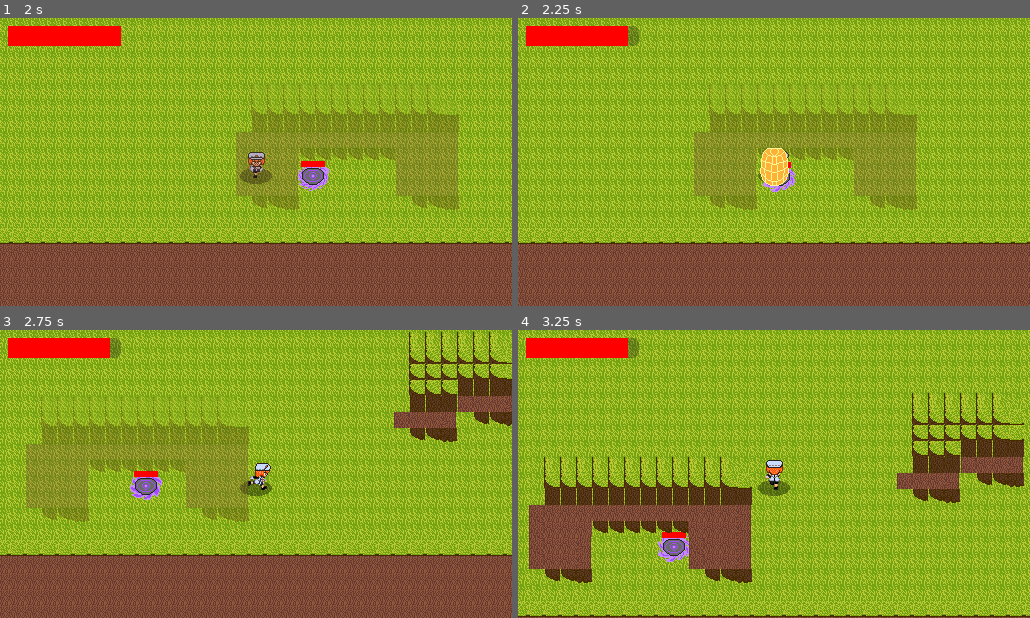
Above: before the commit, frames 1-4 (two rows, left to right).
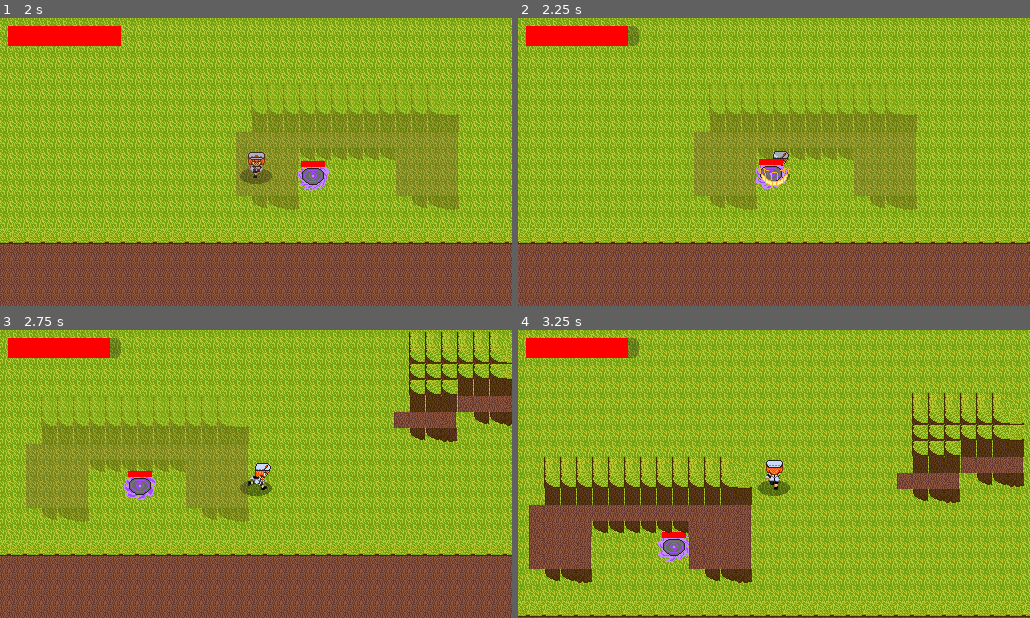
Above: after the commit, the same moments.

Repository: NiroJr/TheHerosFall
Game: Godot game, scene res://Scenes/main.tscn
Two runs of this game, one before a commit and one after it. Both use one fixed random seed, a clock stepped at 60 frames per second and the inputs below.
Inputs (mouse positions are in pixels of both pictures, inside the frame that each line leads up to):
- Up to frame 1 (2 s): tap Enter at 0.5 s; move the mouse to (368, 147) at 0.52 s; hold D (Right) 0.53-1.28 s; tap E (Parry) at 0.6, 1.55 s; click (368, 147) at 0.67 s; move the mouse to (153, 176) at 1.27 s; hold S (Down) from 1.28 s (still down); tap Q (Dash) at 1.35 s
- Up to frame 2 (2.25 s): move the mouse to (825, 98) at 2.02 s; release S (Down) at 2.03 s; hold D (Right) from 2.03 s (still down); tap E (Parry) at 2.1 s
- Up to frame 3 (2.75 s): keep holding D (Right)
- Up to frame 4 (3.25 s): move the mouse to (748, 531) at 2.77 s; release D (Right) at 2.78 s; hold W (Up) from 2.78 s (still down); tap X (sword_swing) at 2.85 s; click (748, 531) at 2.92 s; tap E (Parry) at 3.05 s

Frame 1 is identical in both runs. In frame 2, 0.9% of the frame differs, in the area x 46-55%, y 45-61%; in frame 3, 0.4%; in frame 4, nothing differs.

Commit message:
Fixed parry

Diff:
--- a/Scenes/basic_enemy.tscn
+++ b/Scenes/basic_enemy.tscn
@@ -51,7 +51,6 @@
 animation = &"moving"
 
 [node name="CollisionShape2D" type="CollisionShape2D" parent="." unique_id=399873067]
-visible = false
 scale = Vector2(1.5, 1.5)
 shape = SubResource("RectangleShape2D_xrik0")
 
@@ -64,7 +63,6 @@
 show_percentage = false
 
 [node name="HitBox" type="Area2D" parent="." unique_id=131301359 groups=["Enemy"]]
-visible = false
 collision_layer = 4
 collision_mask = 45
 
--- a/Scenes/player.tscn
+++ b/Scenes/player.tscn
@@ -308,7 +308,6 @@
 collision_mask = 12
 
 [node name="CollisionShape2D" type="CollisionShape2D" parent="HitBox" unique_id=565094471]
-visible = false
 scale = Vector2(0.5, 0.5)
 shape = SubResource("RectangleShape2D_it0lf")
 
--- a/Scripts/basic_enemy.gd
+++ b/Scripts/basic_enemy.gd
@@ -54,6 +54,7 @@
 	tween.tween_property(self, "position", target_position, 0.25)
 
 
+
 func _on_hit_box_area_entered(area: Area2D) -> void:
 	if area.is_in_group("PlayerHitBox"):
 		player.take_damage(10)
--- a/Scripts/player.gd
+++ b/Scripts/player.gd
@@ -162,8 +162,6 @@
 	if Input.is_action_just_pressed("Parry"):
 		_parry()
 
-	if($SwordSwing/Parry/parry_anim.frame == 4):
-		$SwordSwing/Parry/CollisionShape2D.set_deferred("disabled", false)
 
 func _dash(dist: int, speed: float)-> void:
 	can_dash = false
@@ -188,6 +186,10 @@
 	var shape = parry.get_node("CollisionShape2D")
 	var anim = parry.get_node(("parry_anim"))
 	anim.play("parry")
+	while (anim.is_playing() && anim.frame < 4):
+		await anim.frame_changed
+	if(anim.is_playing()):
+		shape.set_deferred("disabled", false)
 	await anim.animation_finished
 	$SwordSwing.visible = false
 	parry.visible = false
